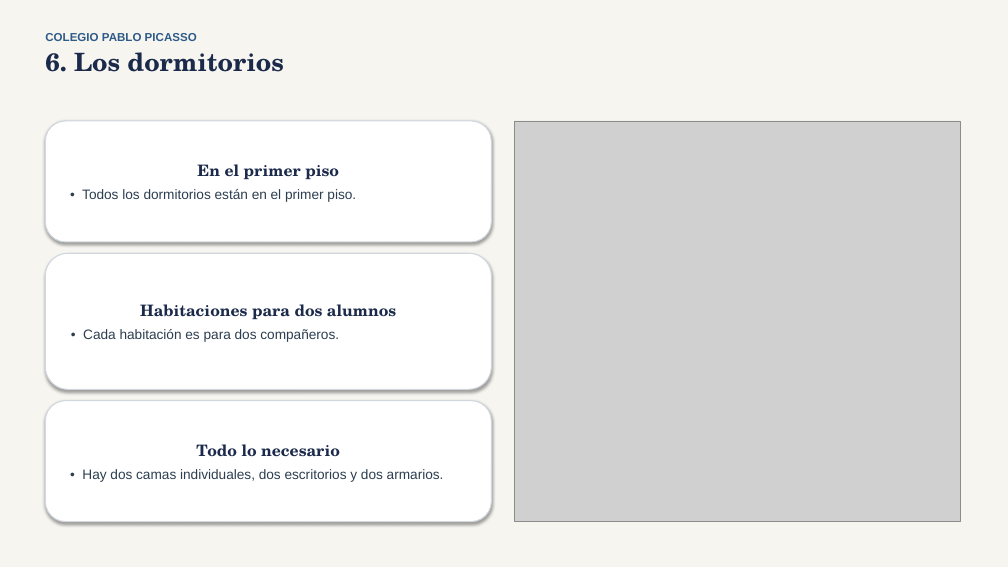
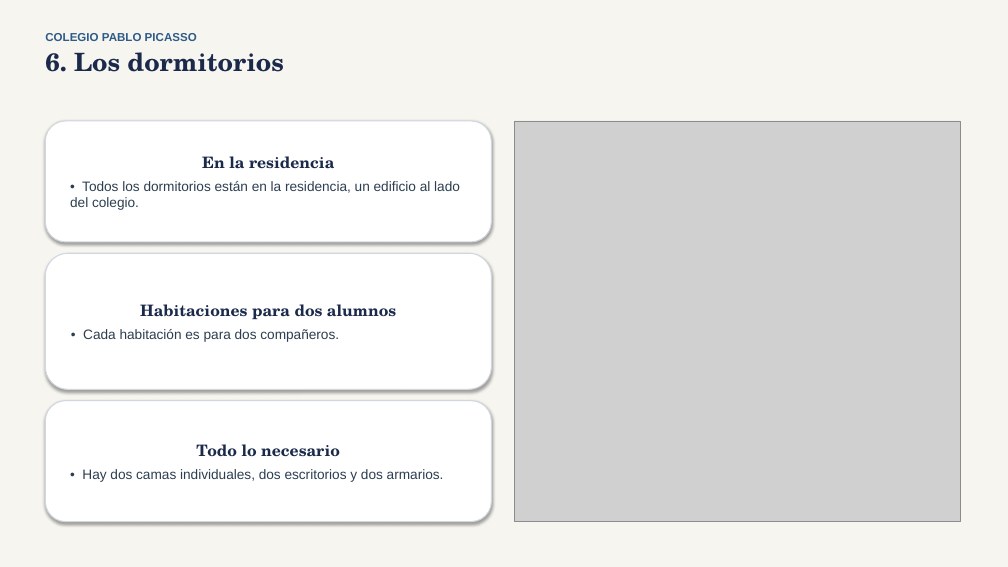
Before and after one commit to natxmans/colegio-aurora, a slide deck: slide 7 of presentacion/nuestro_colegio_ideal.pptx. Drawn at 1008x567 pixels with LibreOffice and Linux fonts; fonts in the diff are those of the drawing; grey boxes stand for pictures. Boxes give left, top, right and bottom in pixels: in the first picture for what was removed or moved away, otherwise in the second. Text is boxed around its words. In the diff, an @@ line names an element or a change of style, - is before the commit and + after.

```diff
--- a/presentacion/nuestro_colegio_ideal.pptx
+++ b/presentacion/nuestro_colegio_ideal.pptx
@@ text in rounded rectangle at (x1=70, y1=156, x2=460, y2=210): text changed @@
-En el primer piso
-• Todos los dormitorios están en el primer piso.
+En la residencia
+• Todos los dormitorios están en la residencia, un edificio al lado del colegio.
```
Also in this commit, not shown: 2 other slides changed, 55 other files.
